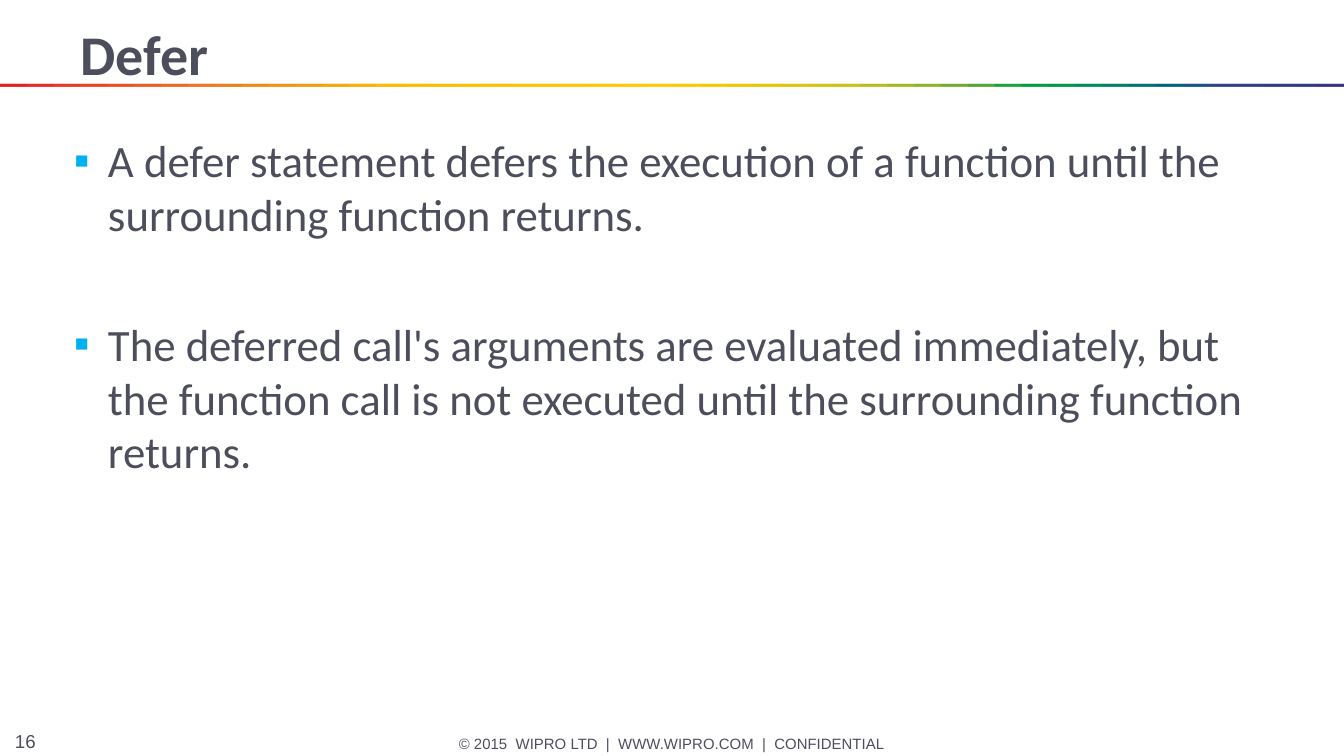
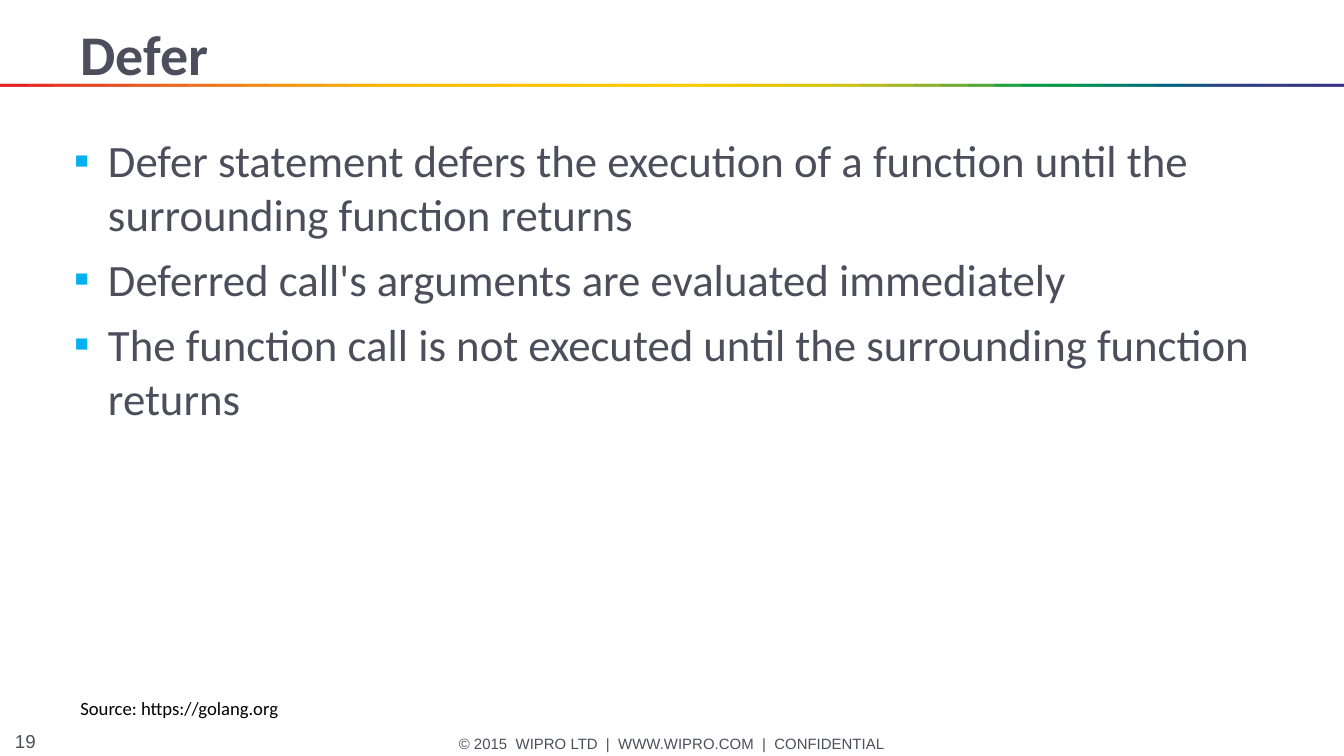
Before and after one commit to HANAND1979/go, a slide deck: slide 19 of go/Go.pptx (slide 16 before the commit). Drawn at 1344x756 pixels with LibreOffice and Linux fonts; fonts in the diff are those of the drawing. Boxes give left, top, right and bottom in pixels: in the first picture for what was removed or moved away, otherwise in the second. Text is boxed around its words. In the diff, an @@ line names an element or a change of style, - is before the commit and + after.

```diff
--- a/go/Go.pptx
+++ b/go/Go.pptx
@@ text at [108,146,1249,416]: text changed @@
-▪ A defer statement defers the execution of a function until the surrounding function returns.
-▪ The deferred call's arguments are evaluated immediately, but the function call is not executed until the surrounding function returns.
+▪ Defer statement defers the execution of a function until the surrounding function returns
+▪ Deferred call's arguments are evaluated immediately
+▪ The function call is not executed until the surrounding function returns
@@ text added at [80,702,278,719], 10 pt, text #000000 @@
+Source: https://golang.org
@@ page number at [15,735,36,748]: text changed @@
-16
+19
```
Also in this commit, not shown: 10 other slides changed, 8 slides added, 3 slides removed.
